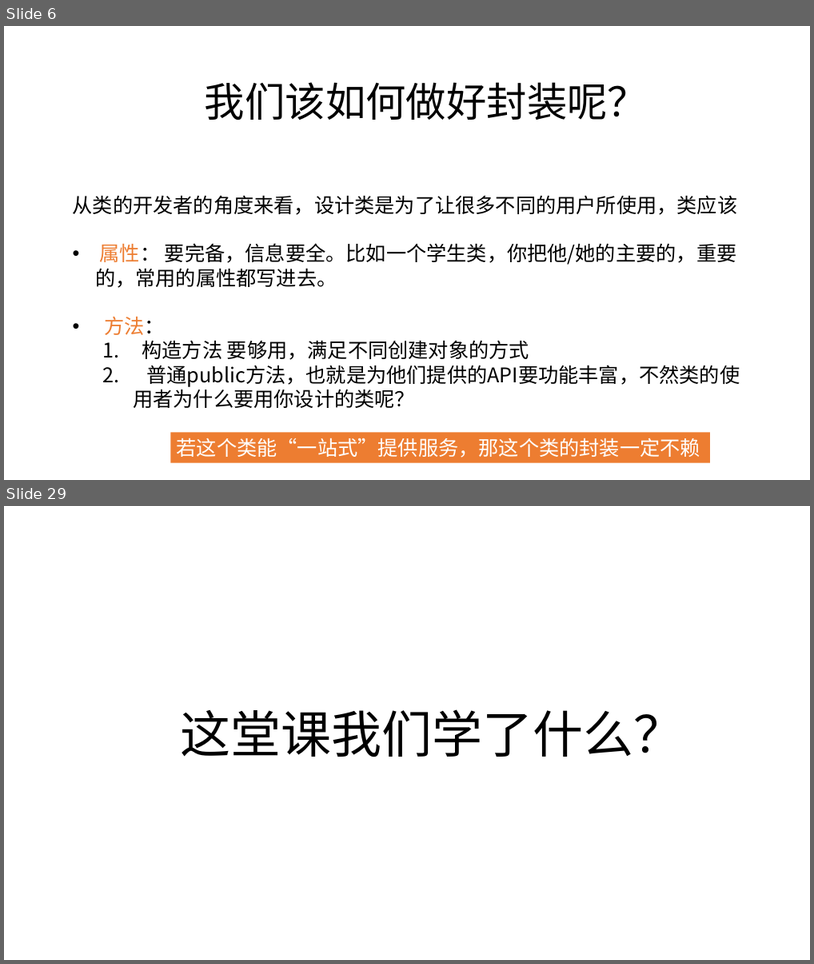
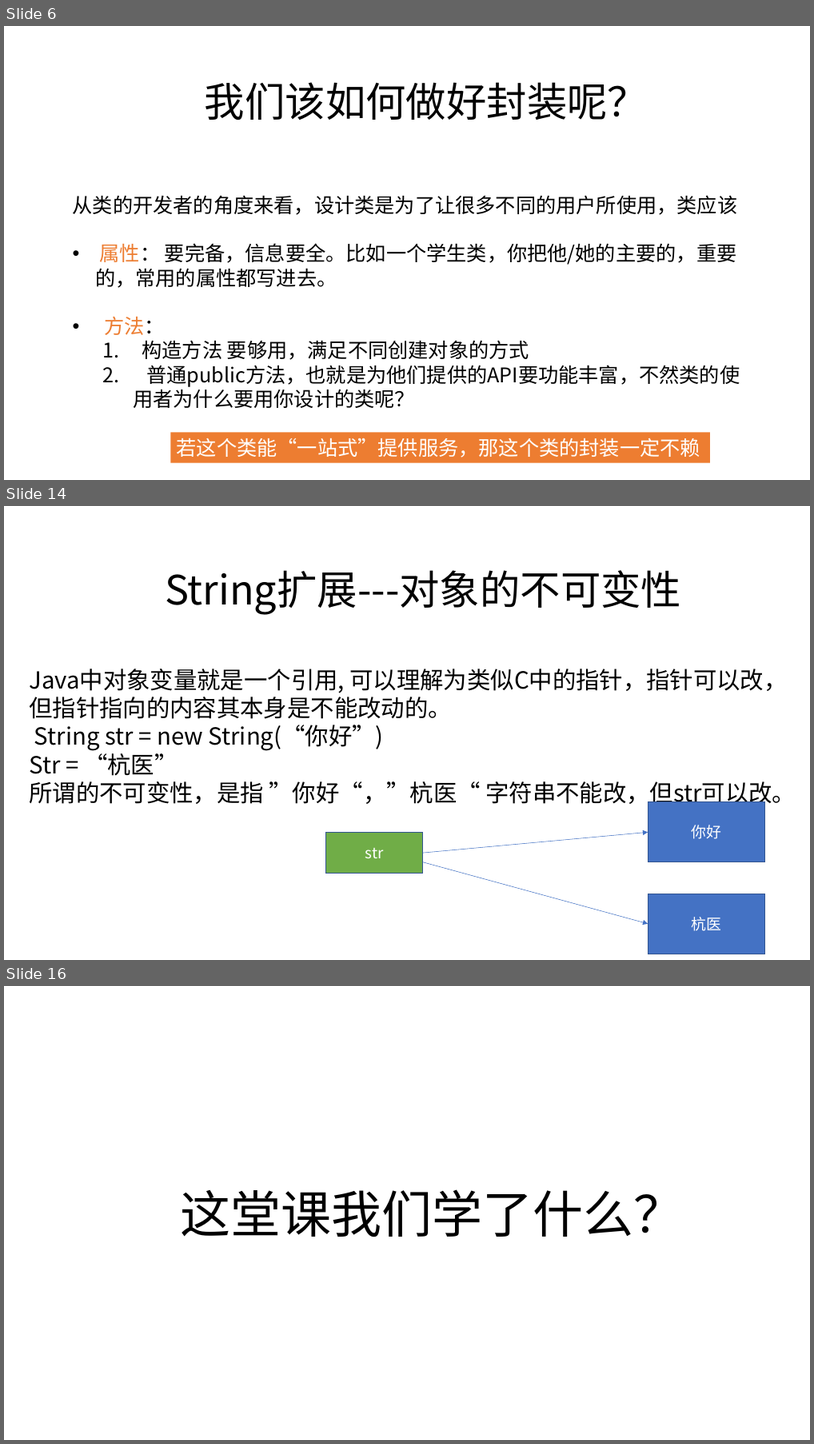
Before and after one commit to zjyesir/hmc_java_1, a slide deck: ppt/10. 对象的思考.pptx. Shown one above the other, each under a label of ours: slides 6 and 29 before the commit, slides 6, 14 and 16 after it; the slides between them are not shown. The pictures are 814x964 and 814x1444 pixels, drawn with LibreOffice and Linux fonts; fonts in the diff are those of the drawing; background and template pictures are left out. Boxes give left, top, right and bottom in pixels: in the first picture for what was removed or moved away, otherwise in the second. Text is boxed around its words. In the diff, an @@ line names an element or a change of style, - is before the commit and + after.

```diff
--- a/ppt/10. 对象的思考.pptx
+++ b/ppt/10. 对象的思考.pptx
@@ slide 14 added at <box>4,506,810,960</box>, background picture (left out) @@
@@ text added at <box>165,570,682,615</box>, 48 pt, text #000000 @@
+String扩展---对象的不可变性
@@ text added at <box>29,668,796,808</box>, 28 pt, text #000000 @@
+Java中对象变量就是一个引用, 可以理解为类似C中的指针，指针可以改，但指针指向的内容其本身是不能改动的。
+String str = new String(“你好”)
+Str = “杭医”
+所谓的不可变性，是指 ”你好“，”杭医“ 字符串不能改，但str可以改。
@@ rectangle added at <box>648,802,765,862</box>, fill #4472C4, outline #325491 1 pt, 18 pt, text #FFFFFF @@
+你好
@@ rectangle added at <box>326,832,423,873</box>, fill #70AD47, outline #325491 1 pt, 18 pt, text #FFFFFF @@
+str
@@ arrow added from (423, 852) to (648, 832), #4472C4 0.5 pt @@
@@ arrow added from (423, 862) to (648, 924), #4472C4 0.5 pt @@
@@ rectangle added at <box>648,894,765,954</box>, fill #4472C4, outline #325491 1 pt, 18 pt, text #FFFFFF @@
+杭医
@@ what was slide 29 is now slide 16 @@
```
Also in this commit, not shown: 3 slides changed, 7 other slides added, 22 slides removed, 5 other files.
